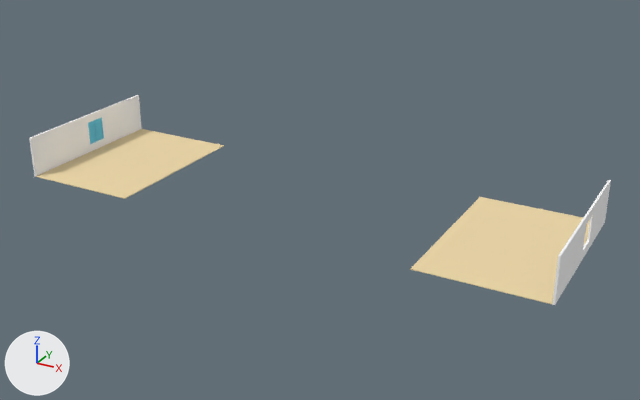
An edit to the Blender file iggj19-game/Assets/Models/Wohnungsmodul-ohne-Fenster.blend, drawn before and after from the same camera.
Camera for both pictures: a 50 mm camera at (5.94, -10.27, 5.16) aimed at (0.28, 0.01, 0.02). Lighting does not change. The marker at lower left points along +X, +Y and +Z.

The first picture shows 'Cube', 'Flur'.
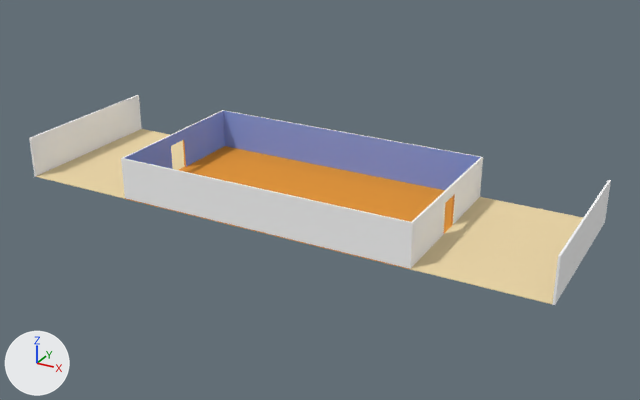
Commit message: wohnung update

Edits to the scene script, one JSON object a line:
```json
{"block": "me_cube_006", "where": "# used by ob_flur; location = (0.0, 0.0, -0.01)"}
{"op": "remove", "block": "me_cube_006", "code": "me_cube_006.from_pydata(...)  # 276 vertices, 276 faces; spans x -4.04..-2.25, y -1.27..1.27, z -0.01..0.63"}
{"op": "add", "block": "me_cube_006", "code": "me_cube_006.from_pydata(...)  # 260 vertices, 258 faces; spans x -4.04..-2.25, y -1.27..1.27, z -0.01..0.63"}
{"block": "me_cube_006", "change": "me_cube_006 part 1"}
{"block": "me_cube_006", "change": "22 vertices are removed from x -4.04..-4.01, y -1.27..1.27, z 0.38..0.5"}
{"block": "me_cube_006", "change": "50 faces are deleted"}
{"block": "me_cube_006", "change": "18 vertices in x -4.04..-4.01, y -1.27..1.27, z 0.25 move by (0.0, 0.0, 0.02)"}
{"block": "me_cube_006", "change": "16 vertices in x -4.04..-4.01, y -1.27..1.27, z 0.5 move by (0.0, 0.0, -0.08)"}
{"block": "me_cube_006", "change": "6 vertices are added at (-4.01, 0.14, 0.27), (-4.04, 0.14, 0.27), (-4.01, -0.03, 0.42), (-4.04, -0.03, 0.42), (-4.01, 0.31, 0.42), (-4.04, 0.31, 0.42)"}
{"block": "me_cube_006", "change": "32 new faces join them, mat_wall (white #fdfdfd)"}
{"op": "remove", "block": "ob_cube", "code": ["ob_cube = bpy.data.objects.new('Cube', me_cube)", "ob_cube.location = (-4.03, 0.14, 0.19)", "ob_cube.scale = (0.0769, 0.0769, 0.0769)", "_m = ob_cube.modifiers.new('Mirror', 'MIRROR')", "_m.use_axis = (False, True, False)", "_m.use_clip = True"]}
{"op": "remove", "block": "ob_wohnung", "code": "ob_wohnung.hide_set(True)  # its collection is switched off"}
```

Pixel boxes [x1, y1, x2, y2] of what changed, in the pictures (640 x 400 px):
```json
{"object": "Wohnung", "change": "shown", "after": [121, 110, 483, 269]}
{"object": "Cube", "change": "deleted", "before": [88, 117, 104, 144]}
{"part": 1, "of": "me_cube_006", "change": "cut back", "before": [30, 102, 610, 285], "after": [31, 104, 609, 284]}
```
